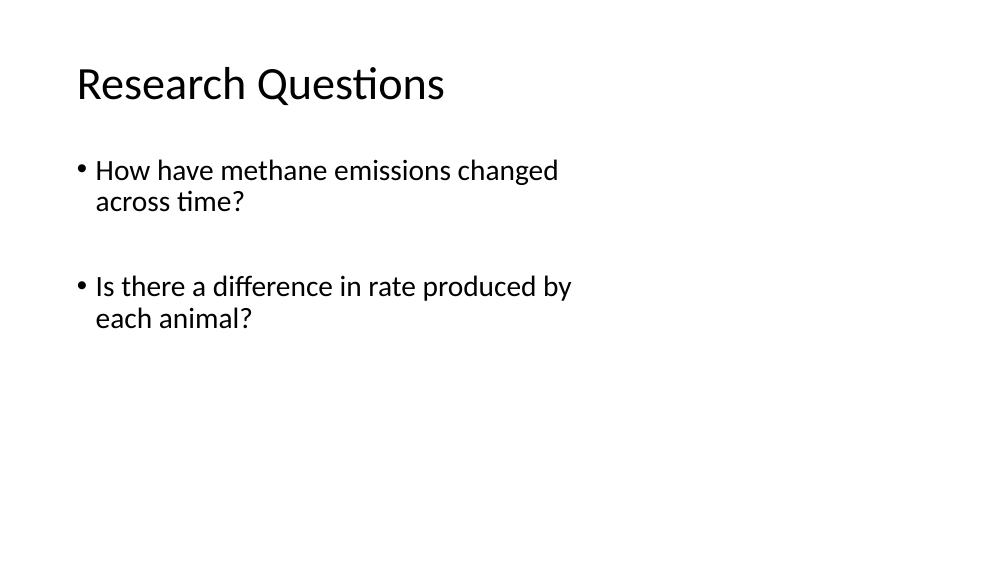
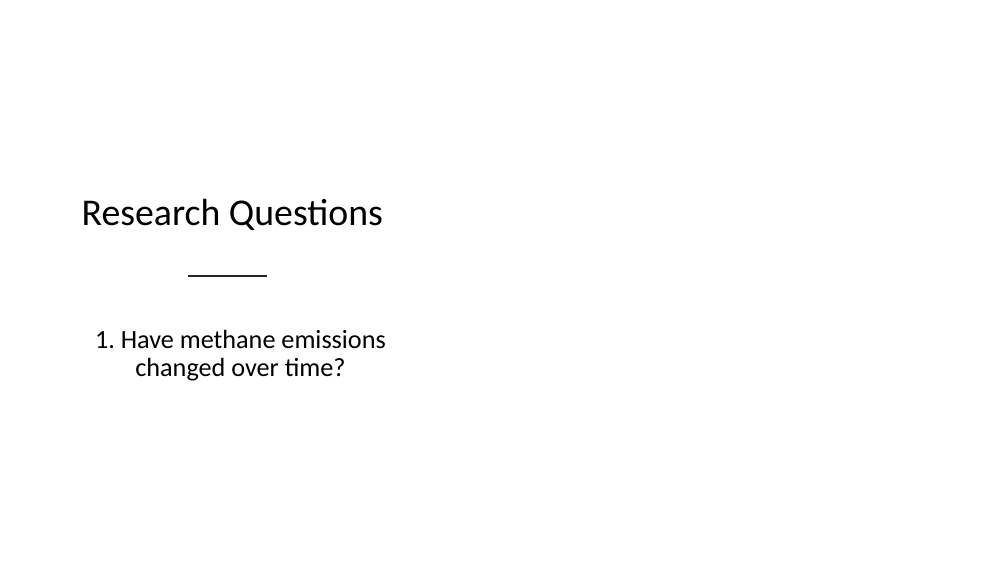
Before and after one commit to sultzerk/SultzerSwit_ENV872_EDA_FinalProject, a slide deck: slide 3 of Project/Sultzer_Swit_Methane.pptx. Drawn at 1008x567 pixels with LibreOffice and Linux fonts; fonts in the diff are those of the drawing; background and template pictures are left out. Boxes give left, top, right and bottom in pixels: in the first picture for what was removed or moved away, otherwise in the second. Text is boxed around its words. In the diff, an @@ line names an element or a change of style, - is before the commit and + after.

```diff
--- a/Project/Sultzer_Swit_Methane.pptx
+++ b/Project/Sultzer_Swit_Methane.pptx
@@ freeform shape added at [0, 82, 498, 567], fill #FFFFFF at 75% opacity @@
@@ title "Research Questions": place and size @@
-title "Research Questions" at [77, 67, 445, 105]
+title "Research Questions" at [82, 198, 383, 230]
@@ title "Research Questions" at [82, 198, 383, 230]: size 44 to 36 pt; alignment left to centre @@
@@ text "1. Have methane emissions changed ..." at [95, 329, 385, 381]: vertical alignment top to middle @@
@@ line added from (189, 276) to (266, 276), #262626 2 pt @@
@@ text at [95, 329, 385, 381]: text changed; size 28 to 25 pt @@
-• How have methane emissions changed across time?
-• Is there a difference in rate produced by each animal?
+1. Have methane emissions changed over time?
```
Also in this commit, not shown: 3 other slides changed, 6 slides added, 4 slides removed, 8 other files.
